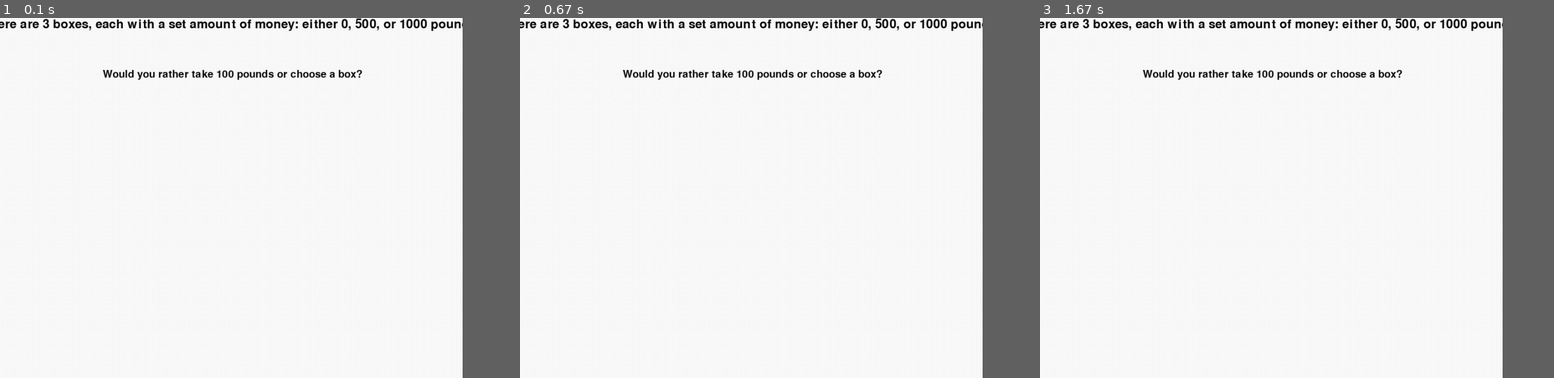
Above: before the commit, frames 1-3 (left to right).
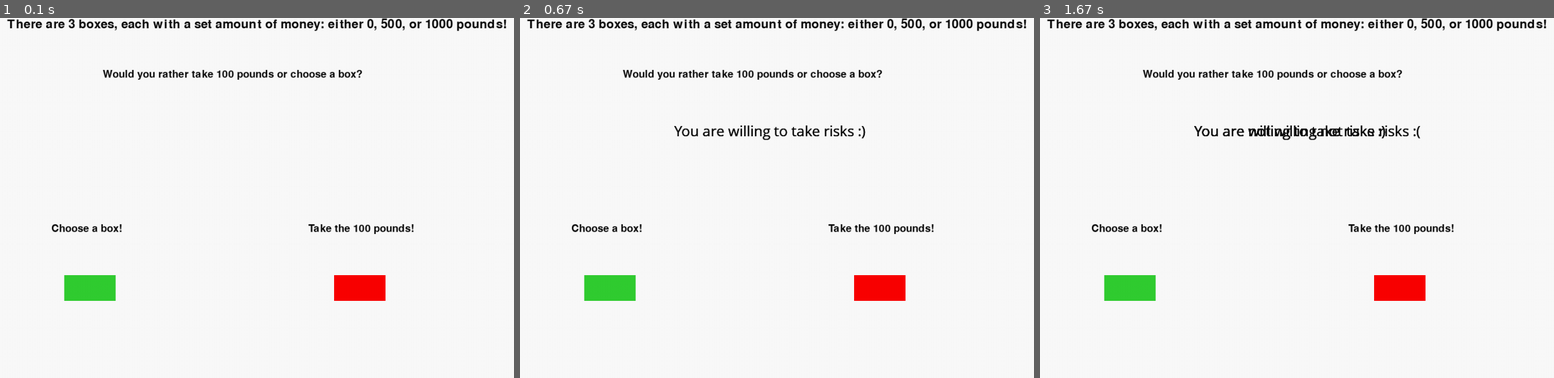
Above: after the commit, the same moments.

Repository: Glasgow19/team-12
Game: pygame game, started from basicpygame.py
The game is run twice, just before and just after one commit, with the same random seed, the same clock (stepped at 60 frames per second) and the same inputs.
Inputs (mouse positions are in pixels of both pictures, inside the frame that each line leads up to):
- Up to frame 1 (0.1 s): no input
- Up to frame 2 (0.67 s): press the mouse at (607, 288) at 0.37 s; move the mouse to (684, 194) at 0.47 s; release the mouse at (756, 100) at 0.6 s
- Up to frame 3 (1.67 s): press the mouse at (1399, 288) at 0.7 s; move the mouse to (1368, 280) at 0.8 s; release the mouse at (1332, 273) at 0.93 s; click (1127, 288) at 1.05 s
The window is 810x630 before the commit and 900x630 after it. Grey fills any space a smaller window leaves; there, only what the larger window draws over its background counts as a difference.

The runs differ from the first frame. In frame 1, 3.4% of the frame differs, in the area x 0-99%, y 0-79%; in frame 2, 3.9%; in frame 3, 4.1%.

Commit message:
sample question challenge

Diff:
--- a/basicpygame.py
+++ b/basicpygame.py
@@ -3,12 +3,8 @@
 def main():
     # Initialise screen
     pygame.init()
-
-    logo = pygame.image.load("boxes.png")
-    pygame.display.set_icon(logo)
     pygame.display.set_caption('Risk it!')
-
-    screen = pygame.display.set_mode((900, 700))
+    screen = pygame.display.set_mode((1000, 700))
 
 
     # Fill background
@@ -27,10 +23,16 @@
     text = font.render("Would you rather take 100 pounds or choose a box?", 1, (10, 10, 10))
     background.blit(text, (200, 100))
 
+    font = pygame.font.Font(None, 30)
+    text = font.render("Choose a box!", 1, (10, 10, 10))
+    background.blit(text, (100, 400))
+    font = pygame.font.Font(None, 30)
+    text = font.render("Take the 100 pounds!", 1, (10, 10, 10))
+    background.blit(text, (600, 400))
+
     # Blit everything to the screen
     screen.blit(background, (0, 0))
-    screen.blit(logo, (50,100))
-    pygame.display.flip()
+
     # Event loop
     while 1:
         for event in pygame.event.get():
@@ -38,8 +40,24 @@
                 return
 
         screen.blit(background, (0, 0))
+        green = ((50,205,50))
+        pygame.draw.rect(screen, green, (125,500,100,50))
+        mouse = pygame.mouse.get_pos()
+        click = pygame.mouse.get_pressed()
+        if 125+100 > mouse[0] > 125 and 500 + 50 > mouse[1] >500:
+            if click[0] == 1:
+                font = pygame.font.SysFont("comicsansms", 30)
+                text = font.render("You are willing to take risks :)", 1, (10, 10, 10))
+                background.blit(text, (300, 200))
+        red = ((250, 0, 0))
+        pygame.draw.rect(screen, red, (650,500,100,50))
+        if 650+100 > mouse[0] > 650 and 500 + 50 > mouse[1] >500:
+            if click[0] == 1:
+                font = pygame.font.SysFont("comicsansms", 30)
+                text = font.render("You are not willing not take risks :(", 1, (10, 10, 10))
+                background.blit(text, (300, 200))
+        pygame.display.update()
         pygame.display.flip()
 
 
-
 if __name__ == '__main__': main()
